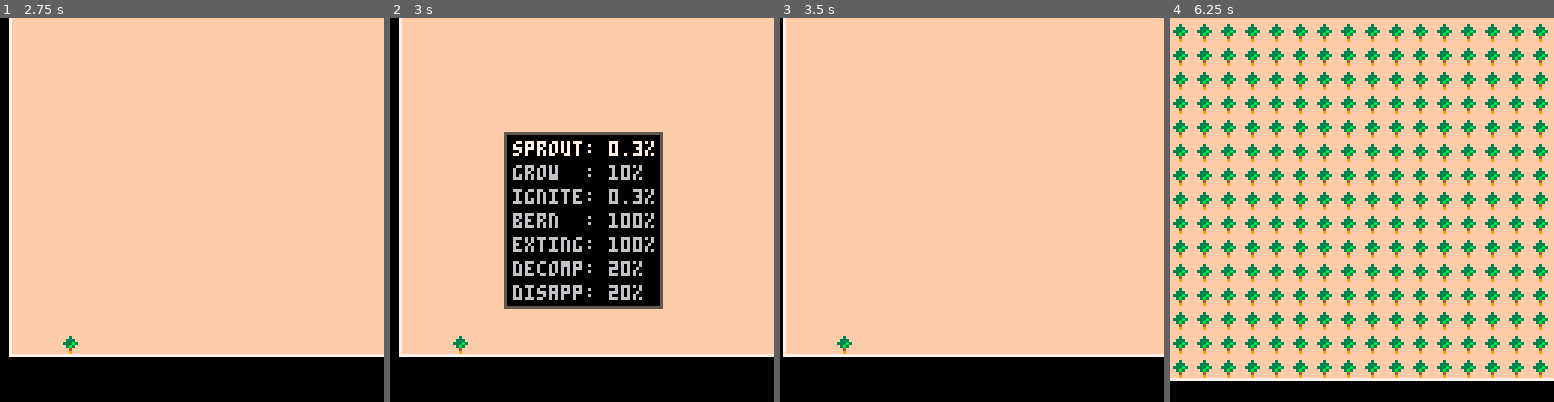
Above: before the commit, frames 1-4 (left to right).
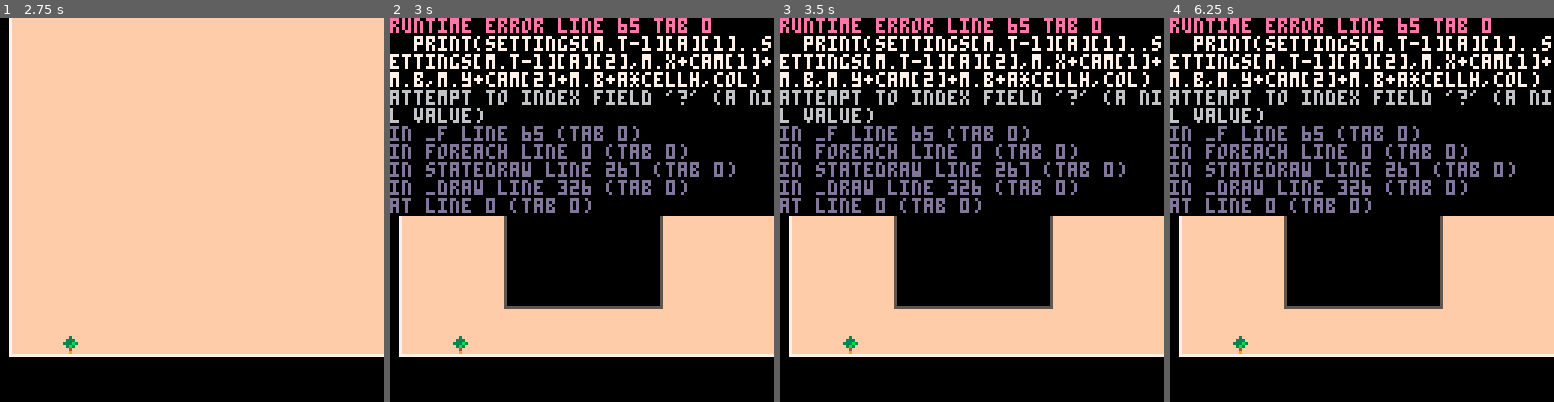
Above: after the commit, the same moments.

Repository: arnodick/castle
Game: PICO-8 cartridge forestfire.p8
The game is run twice, just before and just after one commit, with the same random seed, the same clock (stepped at 60 frames per second) and the same inputs.
Inputs:
- Up to frame 1 (2.75 s): tap O (Z key) at 0.33, 0.7, 1.43, 2.22 s; tap X (X key) at 1.07, 2.07, 2.4, 2.73 s; hold Left 1.97-2.37 s; hold Down from 2.42 s (still down)
- Up to frame 2 (3 s): release Down at 2.82 s; hold Right from 2.87 s (still down)
- Up to frame 3 (3.5 s): keep holding Right; tap X (X key) at 3.07, 3.4 s; tap O (Z key) at 3.1 s
- Up to frame 4 (6.25 s): release Right at 3.53 s; hold Up 3.58-4.08 s; tap X (X key) every 0.33 s from 3.73 to 6.07 s; tap O (Z key) at 3.98, 4.87, 5.75 s; hold Right 4.13-4.53 s; hold Down 4.58-5.08 s; hold Left 5.13-5.8 s; hold Up 5.85-6.18 s; hold Left from 6.23 s (still down)

Frame 1 is identical in both runs. In frame 2, 48% of the frame differs, in the area x 0-100%, y 0-74%; in frame 3, 62%; in frame 4, 75%, in the area x 0-100%, y 0-95%.
Error after the commit: runtime error line 65 tab 0; print(settings[m.t-1][a][1]..settings[m.t-1][a][2],m.x+cam[1]+m.b,m.y+cam[2]+m.b+a*cellh,col); attempt to index field '?' (a nil v…

Commit message:
general settings done. now probability settings

Diff:
--- a/forestfire.p8
+++ b/forestfire.p8
@@ -62,19 +62,24 @@
 function drawmenu(m)
 	rectfill(cam[1]+m.x,cam[2]+m.y,cam[1]+m.x+m.w,cam[2]+m.y+m.h,0)
 	rect    (cam[1]+m.x,cam[2]+m.y,cam[1]+m.x+m.w,cam[2]+m.y+m.h,5)
-	if     m.t==1 then
-		for a=0,#m.me do
-			local col=6
-			if a==m.sel then col=7 end
-			print(stitles[a]..m.me[a],m.x+cam[1]+m.b,m.y+cam[2]+m.b+a*cellh,col)
-		end
-	elseif m.t==2 then
-		for a=0,#m.me do
-			local col=6
-			if a==m.sel then col=7 end
-			print(titles[a]..(m.me[a]/10).."%",m.x+cam[1]+m.b,m.y+cam[2]+m.b+a*cellh,col)
-		end
-	end
+	for a=0,#settings[m.t-1] do
+		local col=6
+		if a==m.sel then col=7 end
+		print(settings[m.t-1][a][1]..settings[m.t-1][a][2],m.x+cam[1]+m.b,m.y+cam[2]+m.b+a*cellh,col)
+	end
+--	if     m.t==1 then
+--		for a=0,#m.me do
+--			local col=6
+--			if a==m.sel then col=7 end
+--			print(stitles[a]..m.me[a],m.x+cam[1]+m.b,m.y+cam[2]+m.b+a*cellh,col)
+--		end
+--	elseif m.t==2 then
+--		for a=0,#m.me do
+--			local col=6
+--			if a==m.sel then col=7 end
+--			print(titles[a]..(m.me[a]/10).."%",m.x+cam[1]+m.b,m.y+cam[2]+m.b+a*cellh,col)
+--		end
+--	end
 end
 
 function sendtomenu(m,me)
@@ -85,7 +90,7 @@
 	if     btnp(2) then m.sel-=1
 	elseif btnp(3) then m.sel+=1
 	end
-	m.sel=clampoverflow(m.sel,0,#m.me)
+	m.sel=clampoverflow(m.sel,0,#settings[m.t-1])
 
 	local ms=1
 	if btn(4) then ms=10 end
@@ -96,12 +101,13 @@
 		end
 		probs[m.sel]=clampoverflow(probs[m.sel],0,1000)
 	elseif m.t==1 then
-		if     btnp(0) then settings[m.sel]-=ms
-		elseif btnp(1) then settings[m.sel]+=ms
-		end
-		settings[m.sel]=clampoverflow(settings[m.sel],0,1000)
+		if     btnp(0) then settings[0][m.sel][2]-=ms
+		elseif btnp(1) then settings[0][m.sel][2]+=ms
+		end
+		settings[0][m.sel][2]=clampoverflow(settings[0][m.sel][2],0,1000)
 		if m.sel==3 then
-			reload(0,(settings[3]*16)*32,476)
+		--todo
+			reload(0,(settings[0][3][2]*16)*32,476)
 			pal()
 		end
 	end
@@ -157,14 +163,14 @@
 			local cell=mget(x,y)
 			local chance=probs[cell]
 			if cell==0 then
-				if settings[1]==2 then
+				if settings[0][1][2]==2 then
 					if checkneighbours(x,y,2)>0 then
-						chance=settings[2]
+						chance=settings[0][2][2]
 					end
 				end
 			elseif cell==2 then
 				if checkneighbours(x,y,4)>0 then
-					chance=settings[5]
+					chance=settings[0][5][2]
 				end
 			end
 			processcell(x,y,cell,chance)
@@ -199,24 +205,19 @@
 	palette[4][2]={0,6}
 
 	settings={}
-	settings[0]=21--timestep
-	settings[1]=2--generation algs
-	--0: random(?)
-	--1: ?(8 direction)
-	--2: cardinal automata
-	--3: corners
-	settings[2]=20--algo grow
-	settings[3]=1--level
-	settings[4]=1--pallette
-	settings[5]=1000--algo burn
-
-	stitles={}
-	stitles[0]="time step:"
-	stitles[1]="algorithm:"
-	stitles[2]="algo grow:"
-	stitles[3]="level:"
-	stitles[4]="palette:"
-	stitles[5]="algo burn:"
+	for a=0,1 do
+		settings[a]={}
+	end
+	for a=0,5 do
+		settings[0][a]={}
+	end
+	--general settings
+	settings[0][0]={"time step:",21,  0,60}
+	settings[0][1]={"algorithm:",2   ,0,2}
+	settings[0][2]={"algo grow:",20  ,0,1000}--algo grow
+	settings[0][3]={"level:"    ,1   ,1,4}
+	settings[0][4]={"palette:"  ,1   ,1,2}
+	settings[0][5]={"algo burn:",1000,0,1000}--algo burn
 
 	probs={}
 	probs[0]=2
@@ -259,11 +260,11 @@
 		drawtitle()
 	end
 	if s==2 then
-		pal(palette[settings[3]][1][1],palette[settings[3]][settings[4]][1])
-		pal(palette[settings[3]][1][2],palette[settings[3]][settings[4]][2])
+		pal(palette[ settings[0][3][2] ][1][1],palette[ settings[0][3][2] ][ settings[0][4][2] ][1])
+		pal(palette[ settings[0][3][2] ][1][2],palette[ settings[0][3][2] ][ settings[0][4][2] ][2])
 --		pal(7,3)
 --		pal(8,11)
-		rectfill(0,0,screenw,screenh,levels[settings[3]].c)
+		rectfill(0,0,screenw,screenh,levels[settings[0][3][2]].c)
 		map(0,0,0,0,mapw,maph)
 		rect    (-1,-1,screenw,screenh,7)
 		foreach(menus,drawmenu)
@@ -308,7 +309,7 @@
 			foreach(menus,controlmenu)
 		end
 
-		if timer%settings[0]==0 then
+		if timer%settings[0][0][2]==0 then
 			genforest(mapw,maph)
 		end
 	end
